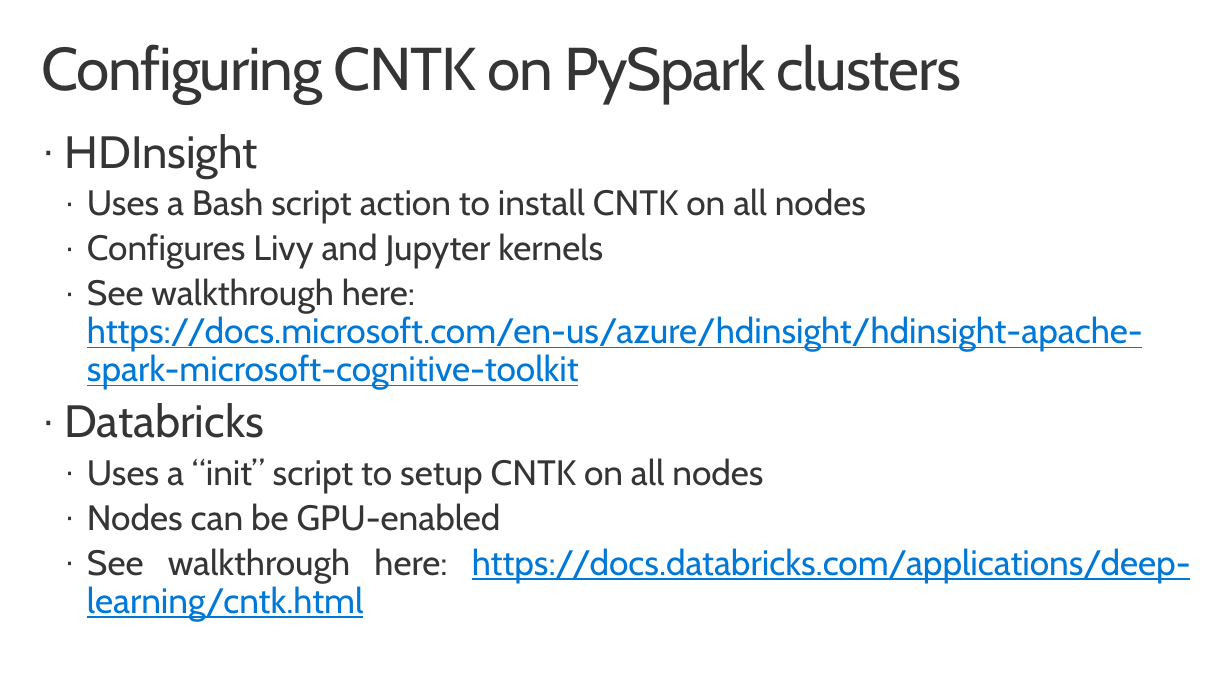
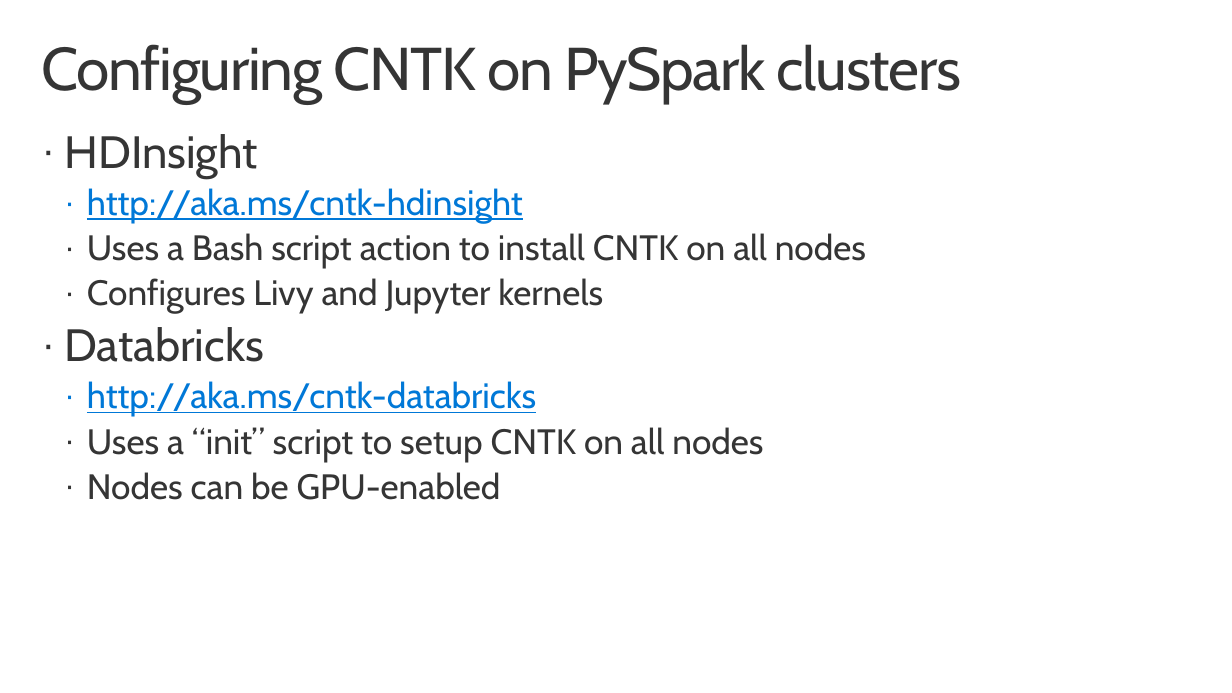
Before and after one commit to aiimmersion/aiimmersion-resources, a slide deck: slide 8 of Deep Learning and the Microsoft Cognitive Toolkit/CNTK on Spark/CNTK-PySpark.pptx. Drawn at 1232x693 pixels with LibreOffice and Linux fonts; fonts in the diff are those of the drawing; background and template pictures are left out. Boxes give left, top, right and bottom in pixels: in the first picture for what was removed or moved away, otherwise in the second. Text is boxed around its words. In the diff, an @@ line names an element or a change of style, - is before the commit and + after.

Commit message:
Update the CNTK on PySpark deck with new content

```diff
--- a/Deep Learning and the Microsoft Cognitive Toolkit/CNTK on Spark/CNTK-PySpark.pptx
+++ b/Deep Learning and the Microsoft Cognitive Toolkit/CNTK on Spark/CNTK-PySpark.pptx
@@ text at <box>87,188,523,224</box>: paragraph added @@
+  · http://aka.ms/cntk-hdinsight
@@ text at <box>87,278,1143,390</box>: paragraph removed @@
-  · See walkthrough here: https://docs.microsoft.com/en-us/azure/hdinsight/hdinsight-apache-spark-microsoft-cognitive-toolkit
@@ text at <box>87,381,536,417</box>: paragraph added @@
+  · http://aka.ms/cntk-databricks
@@ text at <box>87,548,1191,621</box>: paragraph removed @@
-  · See walkthrough here: https://docs.databricks.com/applications/deep-learning/cntk.html
```
Also in this commit, not shown: 7 other slides changed, 1 slide added, 1 slide removed.
